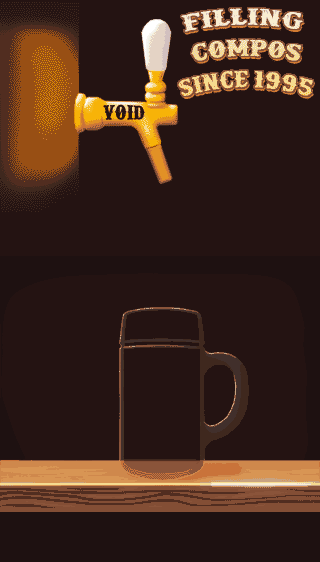
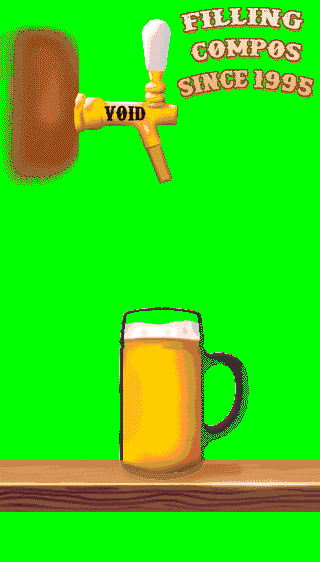
Two versions of the same layered image (w=320, h=562). Layer-by-layer changes:
removed layer "cup_empty.png" over 0, 0, 320, 562
added layer "Just-beer_noglass.gif-Kopie" above "Just-text.gif-Kopie" over 123, 320, 201, 473
added layer "Just-text.gif-Kopie" above "Eingefügte Ebene" over 0, 7, 320, 512
added layer "Eingefügte Ebene" above "Background" over 0, 19, 178, 186
added layer "Background" over 0, 0, 320, 562
